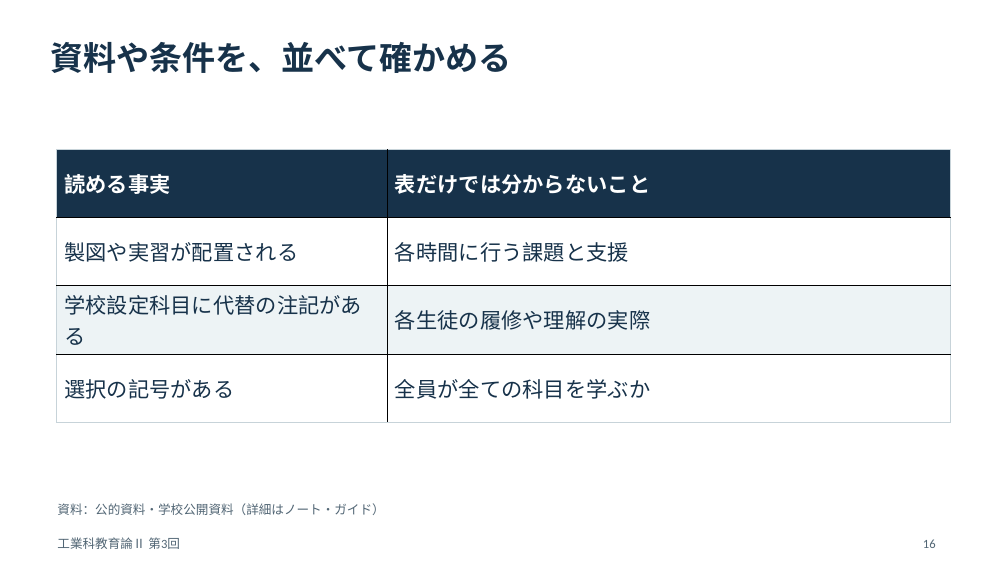
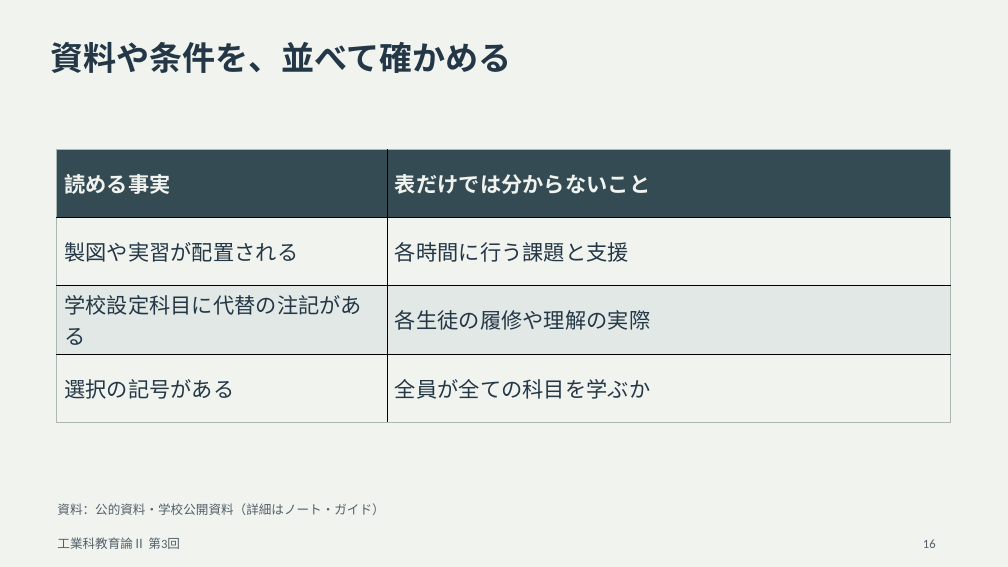
Before and after one commit to zooc-14calbp/industrial-education-ii, a slide deck: slide 16 of lessons/03/slides.pptx. Drawn at 1008x567 pixels with LibreOffice and Linux fonts; fonts in the diff are those of the drawing. Boxes give left, top, right and bottom in pixels: in the first picture for what was removed or moved away, otherwise in the second. Text is boxed around its words. In the diff, an @@ line names an element or a change of style, - is before the commit and + after.

Commit message:
Adjust slides and video colors for extended viewing

```diff
--- a/lessons/03/slides.pptx
+++ b/lessons/03/slides.pptx
@@ background #FFFFFF to #F1F3EF @@
@@ text "資料や条件を、並べて確かめる" at <box>50,42,511,73</box>: text colour #17324A to #243746 @@
@@ table at <box>57,150,951,420</box> @@
@@ fill #17324A to #344B53 in row 1 @@
@@ fill #FFFFFF to #F1F3EF in 4 cells @@
@@ fill #EDF3F5 to #E2E8E5 in row 3 @@
@@ text colour #FFFFFF to #F1F3EF in "読める事実", "表だけでは分からないこと" @@
@@ text colour #17324A to #243746 in "製図や実習が配置される", "各時間に行う課題と支援", "学校設定科目に代替の注記がある", "各生徒の履修や理解の実際" and 2 more places @@
@@ borders changed @@
@@ text colour #526675 to #52616A in 3 elements at <box>57,503,384,515</box>, <box>57,537,180,549</box>, <box>923,539,936,548</box> @@
```
Also in this commit, not shown: 27 other slides changed, 54 other files.
